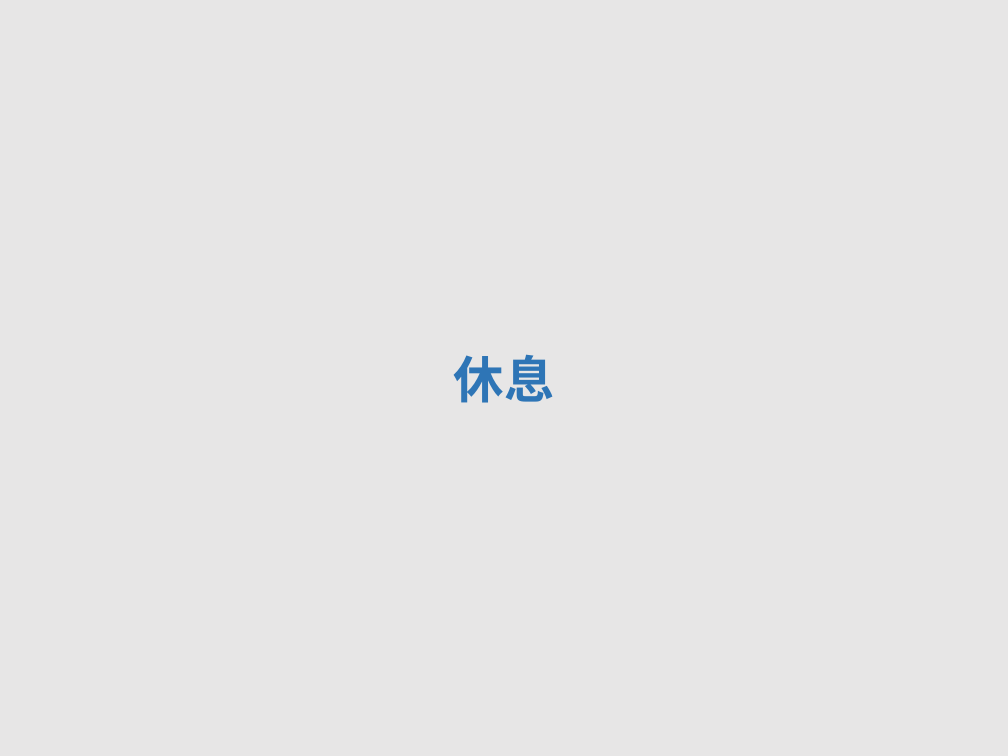
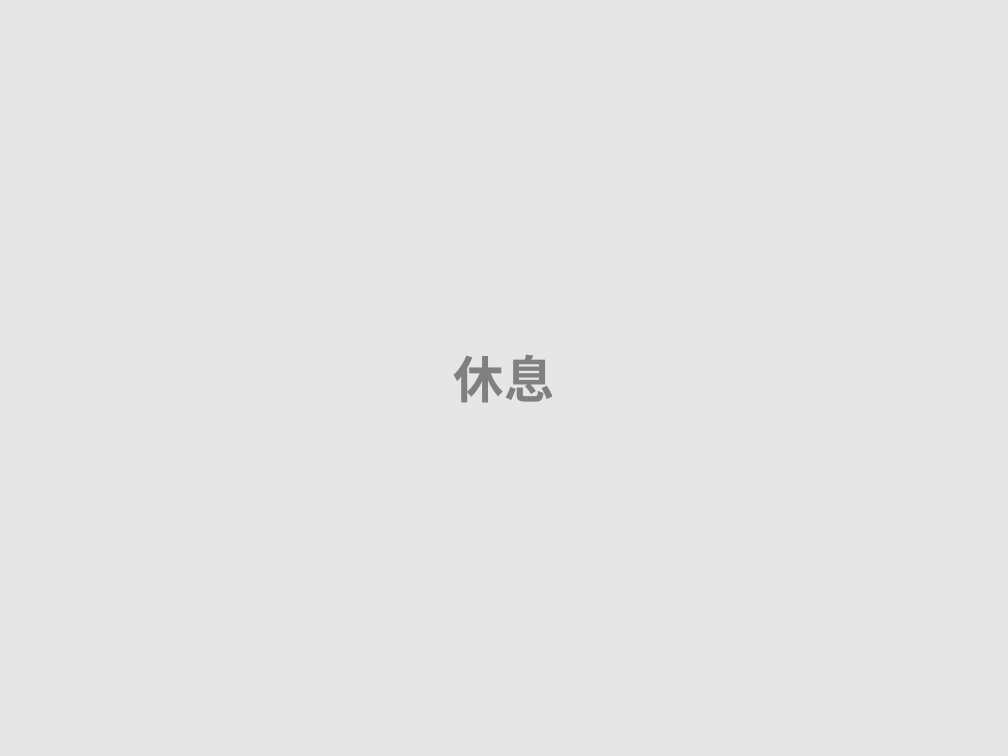
Before and after one commit to EJ-Chang/OSD-Study, a slide deck: slide 13 of WheelOSDtest/StimulusPNG.pptx. Drawn at 1008x756 pixels with LibreOffice and Linux fonts; fonts in the diff are those of the drawing. Boxes give left, top, right and bottom in pixels: in the first picture for what was removed or moved away, otherwise in the second. Text is boxed around its words. In the diff, an @@ line names an element or a change of style, - is before the commit and + after.

```diff
--- a/WheelOSDtest/StimulusPNG.pptx
+++ b/WheelOSDtest/StimulusPNG.pptx
@@ text "休息" at <box>454,355,555,403</box>: text colour #2E75B6 to #808080 @@
```
Also in this commit, not shown: 7 other slides changed, 12 slides added, 12 slides removed, 14 other files.
